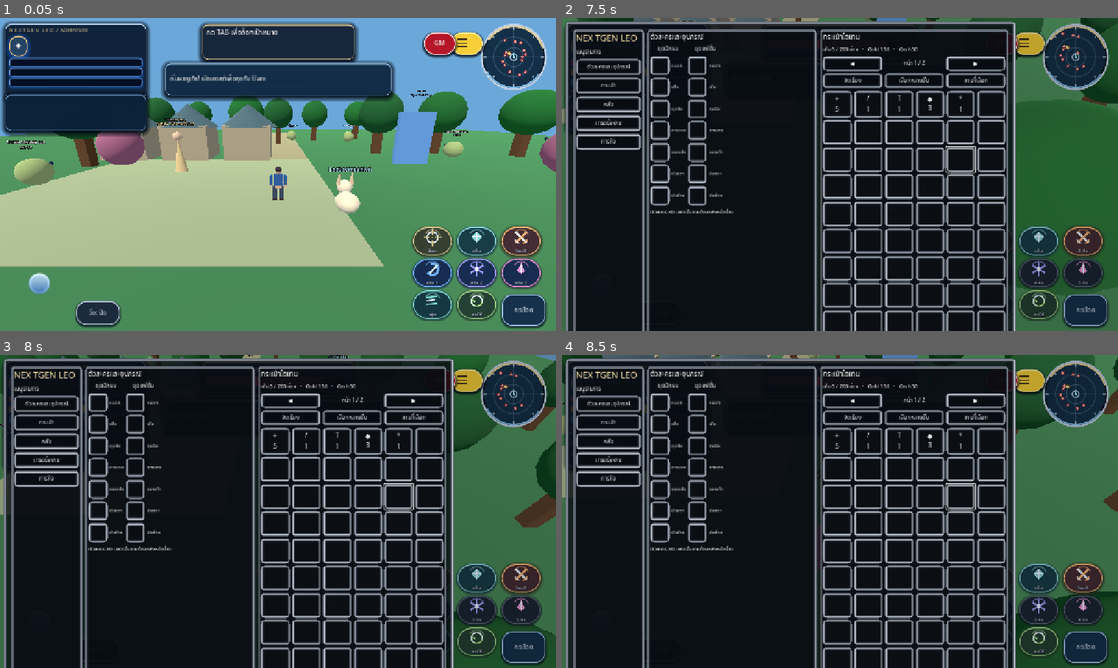
Above: before the commit, frames 1-4 (two rows, left to right).
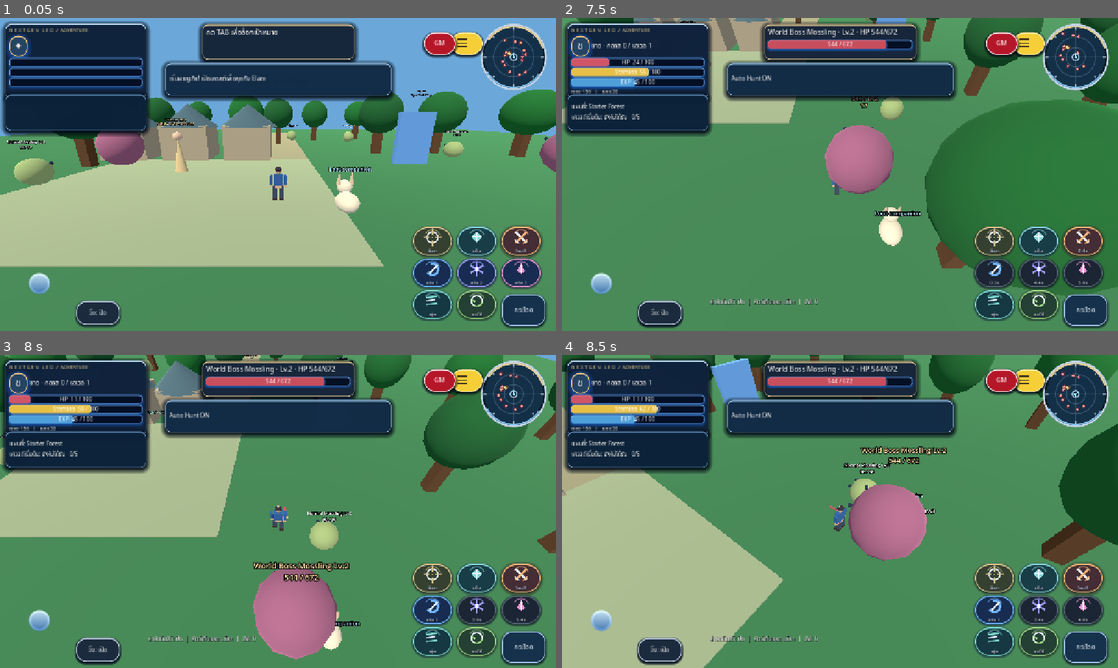
Above: after the commit, the same moments.

Repository: redfullmoon209-debug/NexTgenLeo
Game: Godot game, scene res://scenes/main.tscn
The game is run twice, just before and just after one commit, with the same random seed, the same clock (stepped at 60 frames per second) and the same inputs.
Inputs (mouse positions are in pixels of both pictures, inside the frame that each line leads up to):
- Up to frame 1 (0.05 s): no input
- Up to frame 2 (7.5 s): click "กระโดด" at 0.5 s; tap Enter at 1.25 s; move the mouse to (962, 158) at 1.27 s; hold D 1.28-2 s; tap Tab at 1.35 s; click (962, 158) at 1.42 s; tap Space at 1.52, 4.52 s; drag from (728, 190) to (812, 237) at 2.02 s; move the mouse to (895, 105) at 2.77 s; hold D 2.78-3.5 s; tap 1 at 2.85 s; click (895, 105) at 2.92 s; drag from (812, 237) to (673, 127) at 3.52 s; move the mouse to (1006, 221) at 4.27 s; hold A 4.28-5 s; tap 3 at 4.35 s; click (1006, 221) at 4.42 s; drag from (673, 127) to (756, 96) at 5.02 s; move the mouse to (867, 174) at 5.77 s; hold S 5.78-6.5 s; tap H at 5.85 s; click (867, 174) at 5.92 s; drag from (756, 96) to (728, 190) at 6.52 s; move the mouse to (962, 158) at 7.27 s; hold W from 7.28 s (still down); tap B at 7.35 s; click (962, 158) at 7.42 s
- Up to frame 3 (8 s): keep holding W; tap Space at 7.52 s
- Up to frame 4 (8.5 s): release W at 8 s; drag from (728, 527) to (812, 574) at 8.02 s

Frame 1 is identical in both runs. In frame 2, 91% of the frame differs, in the area x 0-100%, y 0-100%; in frame 3, 92%; in frame 4, 93%.
Error after the commit: Parse Error: Function "_refresh_character_preview()" not found in base self. (res://scripts/silver_inventory_workspace.gd:167)

Commit message:
Restore 14 player menu entries with exact user-supplied icon artwork and scrollable full labels

Diff:
--- a/scripts/silver_inventory_workspace.gd
+++ b/scripts/silver_inventory_workspace.gd
@@ -3,10 +3,27 @@
 ## All frames use reusable 9-slice PNGs; the item/equipment slots share one PNG.
 ## Data and equipment actions are provided by the existing GameState/gameplay.
 const ROOT := "res://assets/ui/silver/"
-const MAIN_WIDTH := 1060.0
+const MAIN_WIDTH := 1210.0
 const MAIN_HEIGHT := 720.0
 const EXT_WIDTH := 305.0
 const SLOT_SIDE := 60.0
+const MENU_ATLAS_PATH := "res://assets/ui/silver/MenuIcons_Atlas.png"
+const MENU_SPECS := [
+	{"id":"Status", "title":"ตัวละครและอุปกรณ์", "icon":13},
+	{"id":"Bag", "title":"กระเป๋าไอเทม", "icon":3},
+	{"id":"Shop", "title":"ร้านค้า NPC", "icon":9},
+	{"id":"Cash", "title":"ร้านค้าแคช", "icon":10},
+	{"id":"Quest", "title":"เควสต์และภารกิจ", "icon":8},
+	{"id":"World", "title":"แผนที่โลก", "icon":2},
+	{"id":"Pet", "title":"สัตว์เลี้ยง", "icon":0},
+	{"id":"Auto", "title":"ล่าอัตโนมัติ", "icon":1},
+	{"id":"Skills", "title":"ทักษะ", "icon":12},
+	{"id":"Settings", "title":"ตั้งค่า", "icon":6},
+	{"id":"Connect", "title":"เชื่อมต่อออนไลน์", "icon":7},
+	{"id":"Storage", "title":"คลังเก็บของ", "icon":5},
+	{"id":"Trade", "title":"เทรดซื้อขาย", "icon":11},
+	{"id":"Guild", "title":"กิลด์", "icon":4}
+]
 const EQUIPMENT_KEYS := [
 	{"name":"หมวก","warrior":"hat","fashion":"fashion_hat"},
 	{"name":"เสื้อ","warrior":"shirt","fashion":"fashion_shirt"},
@@ -20,7 +37,18 @@
 var main_frame: PanelContainer
 var extension_frame: PanelContainer
 var extension_content: VBoxContainer
-var equipment_grid: GridContainer
+var equipment_grid: HBoxContainer
+var warrior_stack: VBoxContainer
+var fashion_stack: VBoxContainer
+var accessory_stack: HBoxContainer
+var equipment_buttons: Dictionary = {}
+var accessory_buttons: Dictionary = {}
+var avatar_viewport: SubViewport
+var avatar_stage: Node3D
+var avatar_preview_frame: PanelContainer
+var nav_scroll: ScrollContainer
+var _menu_atlas: Texture2D
+var _menu_icons: Dictionary = {}
 var item_grid: GridContainer
 var inventory_scroll: ScrollContainer
 var inventory_summary: Label
@@ -41,7 +69,7 @@
 	_build()
 	get_viewport().size_changed.connect(_layout)
 	GameState.inventory_changed.connect(_on_inventory_changed)
-	GameState.appearance_changed.connect(_refresh_equipment)
+	GameState.appearance_changed.connect(_on_appearance_changed)
 	visible = false
 
 func _frame_style(filename: String, edge: float = 15.0) -> StyleBox:
@@ -78,6 +106,67 @@
 func _slot_style() -> StyleBox:
 	return _frame_style("Equipment_Inventory_Slot.png", 10.0)
 
+func _menu_icon(index: int) -> Texture2D:
+	if _menu_icons.has(index):
+		return _menu_icons[index] as Texture2D
+	if _menu_atlas == null:
+		if not ResourceLoader.exists(MENU_ATLAS_PATH):
+			return null
+		_menu_atlas = load(MENU_ATLAS_PATH) as Texture2D
+	if _menu_atlas == null:
+		return null
+	# The 14 supplied PNG menu icons are retained in one packed 7x2 atlas:
+	# each 62x62 region contains a 56x56 icon with transparent padding.
+	var tile := AtlasTexture.new()
+	tile.atlas = _menu_atlas
+	tile.region = Rect2(float(index % 7) * 62.0, float(index / 7) * 62.0, 62.0, 62.0)
+	_menu_icons[index] = tile
+	return tile
+
+func _nav_button(menu_id: String, title: String, icon_index: int, parent: Node) -> Button:
+	var b := _button("", func(): _navigate(menu_id), parent, 39.0)
+	b.name = "SilverNav" + menu_id
+	b.custom_minimum_size.x = 226.0
+	b.tooltip_text = title
+	b.alignment = HORIZONTAL_ALIGNMENT_LEFT
+	var margin := MarginContainer.new()
+	margin.mouse_filter = Control.MOUSE_FILTER_IGNORE
+	margin.add_theme_constant_override("margin_left", 5)
+	margin.add_theme_constant_override("margin_right", 4)
+	b.add_child(margin)
+	margin.set_anchors_and_offsets_preset(Control.PRESET_FULL_RECT)
+	var contents := HBoxContainer.new()
+	contents.mouse_filter = Control.MOUSE_FILTER_IGNORE
+	contents.add_theme_constant_override("separation", 7)
+	margin.add_child(contents)
+	var image := TextureRect.new()
+	image.name = "MenuIcon"
+	image.texture = _menu_icon(icon_index)
+	image.custom_minimum_size = Vector2(31, 31)
+	image.expand_mode = TextureRect.EXPAND_IGNORE_SIZE
+	image.stretch_mode = TextureRect.STRETCH_KEEP_ASPECT_CENTERED
+	image.mouse_filter = Control.MOUSE_FILTER_IGNORE
+	contents.add_child(image)
+	var caption := _label(title, 13)
+	caption.name = "MenuCaption"
+	caption.vertical_alignment = VERTICAL_ALIGNMENT_CENTER
+	caption.mouse_filter = Control.MOUSE_FILTER_IGNORE
+	contents.add_child(caption)
+	menu_buttons[menu_id] = b
+	return b
+
+func _navigate(menu_id: String) -> void:
+	if menu_id in ["Bag", "Status"]:
+		_set_extension("")
+		return
+	_set_extension(menu_id)
+
+func _on_appearance_changed() -> void:
+	if visible:
+		_refresh_equipment()
+		_refresh_character_preview()
+
+
 func _label(value: String, size: int = 15) -> Label:
 	var result := Label.new()
 	result.text = value
@@ -131,29 +220,28 @@
 	var columns := HBoxContainer.new()
 	columns.add_theme_constant_override("separation", 7)
 	main_margin.add_child(columns)
-	# Left navigation.
-	var nav := _panel(columns, "Menu_Panel.png", 168.0)
+	# Left navigation: every original player menu plus Storage, Trade, Guild,
+	# Cash, with all 14 icons from the player's own icon ZIP (GM stays separate).
+	var nav := _panel(columns, "Menu_Panel.png", 241.0)
 	nav.size_flags_horizontal = Control.SIZE_SHRINK_BEGIN
+	var nav_root := VBoxContainer.new()
+	nav_root.add_theme_constant_override("separation", 5)
+	nav.add_child(nav_root)
+	nav_root.add_child(_label("NEX TGEN LEO", 17))
+	nav_root.add_child(_label("เมนูรายการ", 13))
+	nav_scroll = ScrollContainer.new()
+	nav_scroll.name = "MenuListScroll"
+	nav_scroll.size_flags_vertical = Control.SIZE_EXPAND_FILL
+	nav_scroll.horizontal_scroll_mode = ScrollContainer.SCROLL_MODE_DISABLED
+	nav_root.add_child(nav_scroll)
 	var nav_stack := VBoxContainer.new()
-	nav_stack.add_theme_constant_override("separation", 5)
-	nav.add_child(nav_stack)
-	nav_stack.add_child(_label("NEX TGEN LEO", 16))
-	nav_stack.add_child(_label("เมนูรายการ", 13))
-	for entry in [
-		{"title":"ตัวละครและอุปกรณ์","mode":""},
-		{"title":"กระเป๋า","mode":""},
-		{"title":"คลัง","mode":"Storage"},
-		{"title":"เทรดซื้อขาย","mode":"Trade"},
-		{"title":"ภารกิจ","mode":"Quest"}
-	]:
-		var mode: String = entry.mode
-		var nav_button := _button(entry.title, func(): _set_extension(mode), nav_stack, 39)
-		nav_button.name = "SilverNav" + (mode if mode != "" else "Bag")
-		menu_buttons[entry.title] = nav_button
-	var filler := Control.new()
-	filler.size_flags_vertical = Control.SIZE_EXPAND_FILL
-	nav_stack.add_child(filler)
-	_button("ปิดหน้าต่าง [Esc]", func(): close_workspace(), nav_stack, 37)
+	nav_stack.name = "FullMenuList"
+	nav_stack.add_theme_constant_override("separation", 3)
+	nav_stack.size_flags_horizontal = Control.SIZE_EXPAND_FILL
+	nav_scroll.add_child(nav_stack)
+	for entry in MENU_SPECS:
+		_nav_button(str(entry["id"]), str(entry["title"]), int(entry["icon"]), nav_stack)
+	_button("ปิดหน้าต่าง [Esc]", func(): close_workspace(), nav_root, 38)
 	# Character + PvE/PvP stack in the middle.
 	var mid := VBoxContainer.new()
 	mid.custom_minimum_size.x = 338
